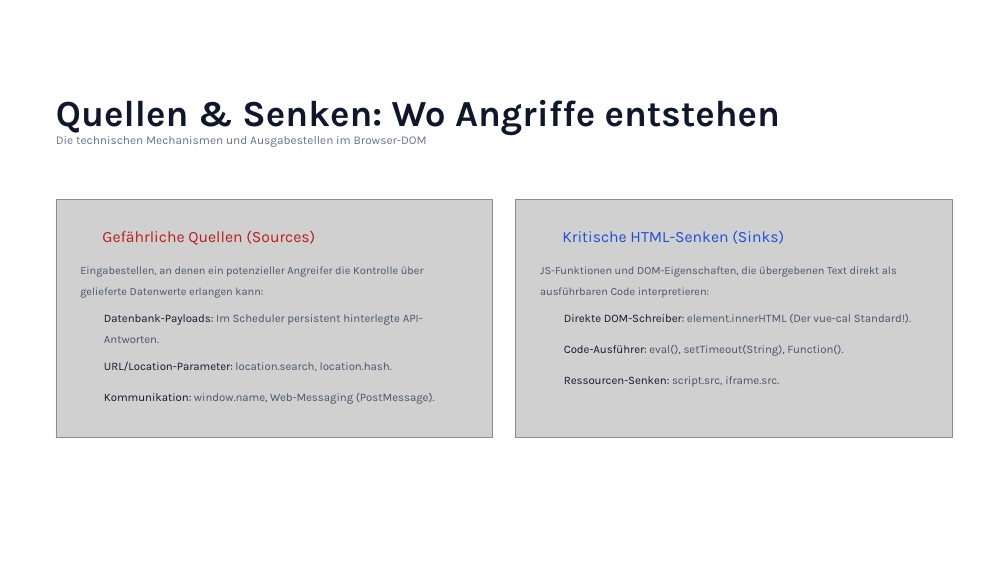
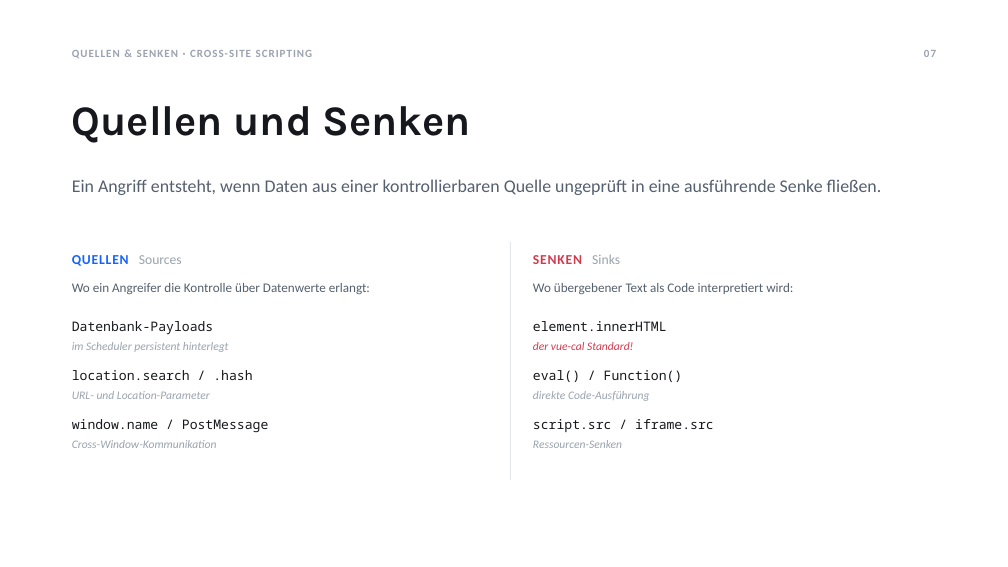
Before and after one commit to Tom-N-M/its-xss_and_cors, a slide deck: slide 7 of XSS-CORS-Praesentation.pptx. Drawn at 1008x567 pixels with LibreOffice and Linux fonts; fonts in the diff are those of the drawing; grey boxes stand for pictures; background and template pictures are left out. Boxes give left, top, right and bottom in pixels: in the first picture for what was removed or moved away, otherwise in the second. Text is boxed around its words. In the diff, an @@ line names an element or a change of style, - is before the commit and + after.

```diff
--- a/XSS-CORS-Praesentation.pptx
+++ b/XSS-CORS-Praesentation.pptx
@@ text added at [72, 50, 313, 58], 10.5 pt, text #9AA3AF, bold @@
+QUELLEN & SENKEN · CROSS-SITE SCRIPTING
@@ page number added at [924, 50, 936, 57], 10.5 pt, text #9AA3AF, bold @@
+07
@@ text at [72, 106, 470, 143]: text changed; size 35 to 40 pt; text colour #0F172A to #16181D @@
-Quellen & Senken: Wo Angriffe entstehen
+Quellen und Senken
@@ text removed at [56, 136, 427, 147] @@
-Die technischen Mechanismen und Ausgabestellen im Browser-DOM
@@ text added at [72, 179, 882, 195], 17 pt, text #55606E @@
+Ein Angriff entsteht, wenn Daten aus einer kontrollierbaren Quelle ungeprüft in eine ausführende Senke fließen.
@@ picture removed at [56, 200, 492, 438] @@
@@ picture removed at [516, 200, 952, 438] @@
@@ text at [72, 255, 182, 266]: text changed; size 15 to 13 pt; font Karla to Calibri; text colour #B91C1C to #1463FF; bold on @@
-Gefährliche Quellen (Sources)
+QUELLEN Sources
@@ line added from (510, 242) to (510, 480), #E4E7EC 1 pt @@
@@ text at [533, 255, 620, 264]: text changed; size 15 to 13 pt; font Karla to Calibri; text colour #1D4ED8 to #D23B4E; bold on @@
-Kritische HTML-Senken (Sinks)
+SENKEN Sinks
@@ text at [72, 283, 370, 294]: text changed; size 10.5 to 12.5 pt; font Karla to Calibri; text colour #475569 to #55606E @@
-Eingabestellen, an denen ein potenzieller Angreifer die Kontrolle über gelieferte Datenwerte erlangen kann:
+Wo ein Angreifer die Kontrolle über Datenwerte erlangt:
@@ vertical alignment top to middle in 9 elements at [533, 419, 714, 432], [72, 419, 269, 432], [72, 370, 252, 380], [72, 283, 370, 294], [533, 342, 633, 350], [72, 106, 470, 143], [72, 342, 229, 352], [533, 370, 683, 382], [533, 283, 793, 294] @@
@@ text at [533, 283, 793, 294]: text changed; size 10.5 to 12.5 pt; font Karla to Calibri; text colour #475569 to #55606E @@
-JS-Funktionen und DOM-Eigenschaften, die übergebenen Text direkt als ausführbaren Code interpretieren:
+Wo übergebener Text als Code interpretiert wird:
@@ text added at [72, 321, 214, 335], 12.5 pt, text #16181D @@
+Datenbank-Payloads
@@ text added at [533, 321, 667, 331], 12.5 pt, text #16181D @@
+element.innerHTML
@@ text at [72, 342, 229, 352]: text changed; size 10.9 to 11 pt; font Karla to Calibri; text colour #475569 to #9AA3AF; italic on @@
-Datenbank-Payloads: Im Scheduler persistent hinterlegte API-Antworten.
+im Scheduler persistent hinterlegt
@@ text at [533, 342, 633, 350]: text changed; size 10.9 to 11 pt; font Karla to Calibri; text colour #475569 to #D23B4E; italic on @@
-Direkte DOM-Schreiber: element.innerHTML (Der vue-cal Standard!).
+der vue-cal Standard!
@@ text at [72, 370, 252, 380]: text changed; size 10.9 to 12.5 pt; font Karla to Noto Sans Mono; text colour #475569 to #16181D @@
-URL/Location-Parameter: location.search, location.hash.
+location.search / .hash
@@ text at [533, 370, 683, 382]: text changed; size 10.9 to 12.5 pt; font Karla to Noto Sans Mono; text colour #475569 to #16181D @@
-Code-Ausführer: eval(), setTimeout(String), Function().
+eval() / Function()
@@ text at [72, 419, 269, 432]: text changed; size 10.9 to 12.5 pt; font Karla to Noto Sans Mono; text colour #475569 to #16181D @@
-Kommunikation: window.name, Web-Messaging (PostMessage).
+window.name / PostMessage
@@ text added at [72, 391, 210, 399], 11 pt, text #9AA3AF, italic @@
+URL- und Location-Parameter
@@ text at [533, 419, 714, 432]: text changed; size 10.9 to 12.5 pt; font Karla to Noto Sans Mono; text colour #475569 to #16181D @@
-Ressourcen-Senken: script.src, iframe.src.
+script.src / iframe.src
@@ text added at [533, 391, 649, 401], 11 pt, text #9AA3AF, italic @@
+direkte Code-Ausführung
@@ text added at [72, 440, 217, 448], 11 pt, text #9AA3AF, italic @@
+Cross-Window-Kommunikation
@@ text added at [533, 440, 622, 448], 11 pt, text #9AA3AF, italic @@
+Ressourcen-Senken
```
Also in this commit, not shown: 4 other slides changed.
